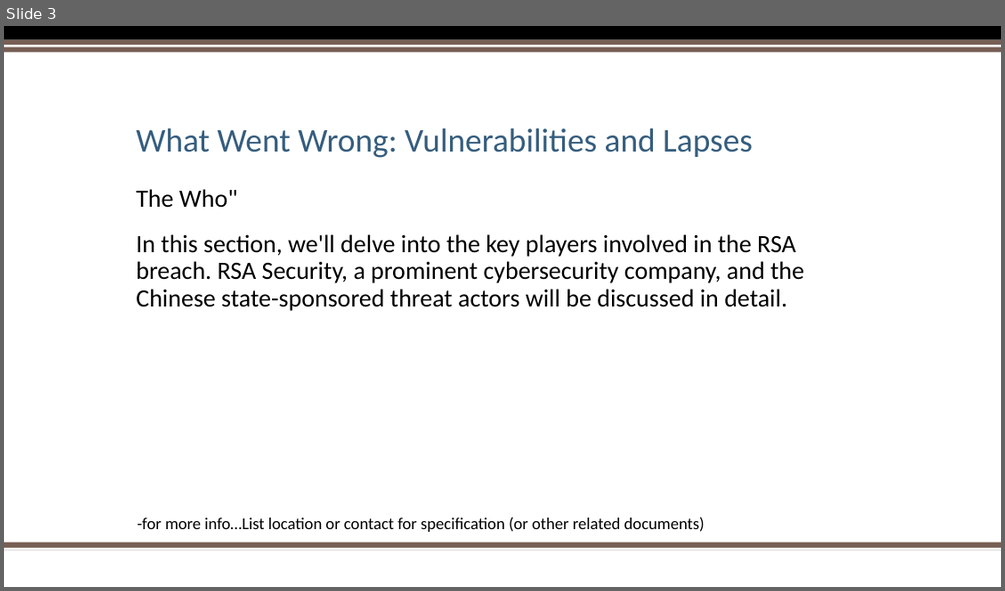
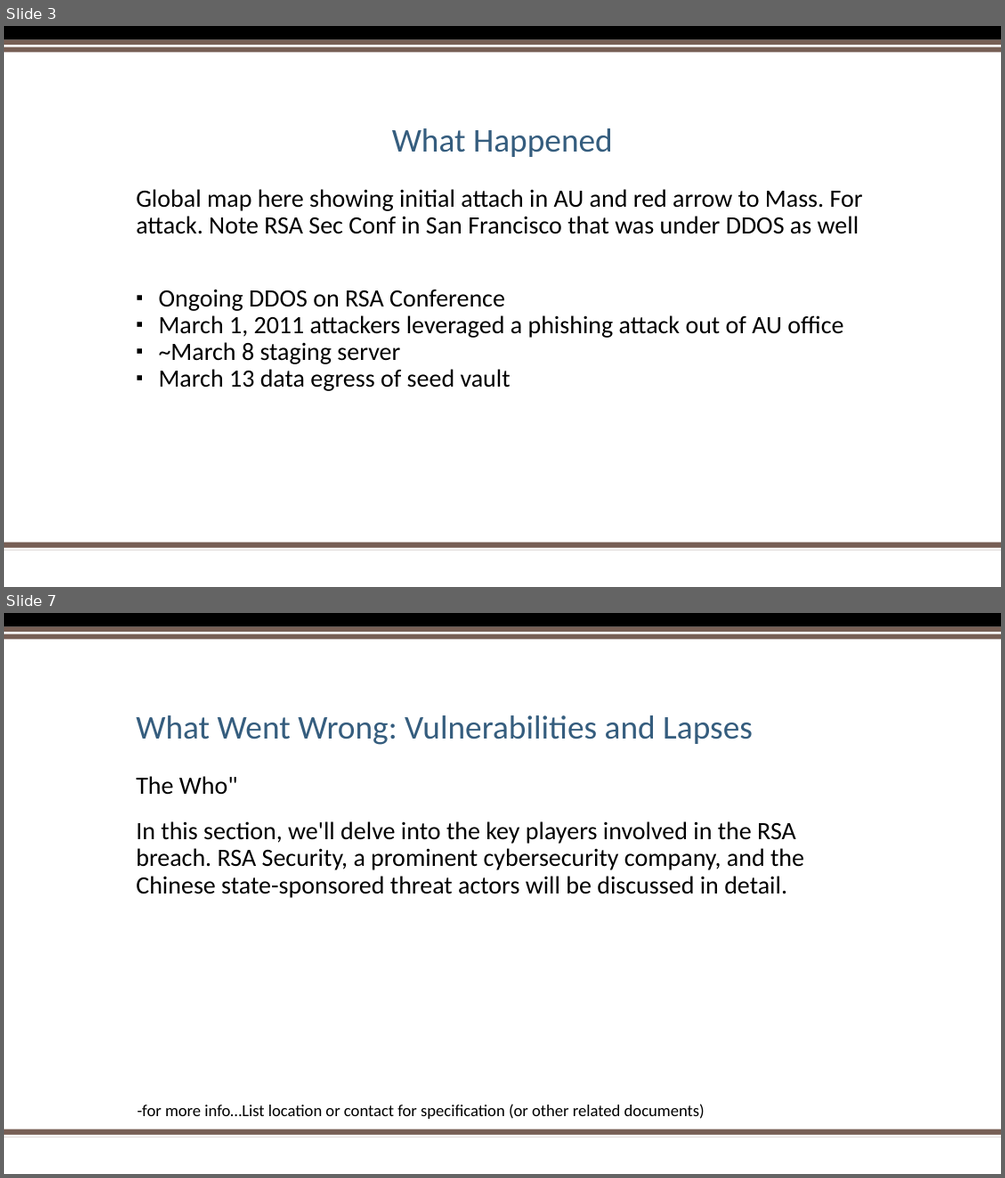
Before and after one commit to 0xTestbuild/IncidentResponseTeam8, a slide deck: lastname_Team8_FA_SlideDeck.pptx. Shown one above the other, each under a label of ours: slide 3 before the commit, slides 3 and 7 after it; the slides between them are not shown. The pictures are 1005x591 and 1005x1178 pixels, drawn with LibreOffice and Linux fonts; fonts in the diff are those of the drawing; background and template pictures are left out. Boxes give left, top, right and bottom in pixels: in the first picture for what was removed or moved away, otherwise in the second. Text is boxed around its words. In the diff, an @@ line names an element or a change of style, - is before the commit and + after.

```diff
--- a/lastname_Team8_FA_SlideDeck.pptx
+++ b/lastname_Team8_FA_SlideDeck.pptx
@@ slide 3 added at <box>4,26,1001,587</box>, background #FFFFFF; not listed: 5 template elements that a slide beside it also shows @@
@@ title added at <box>392,128,613,157</box>, 32 pt, text #355D7E @@
+What Happened
@@ text added at <box>136,189,863,391</box>, 24 pt, text #000000 @@
+Global map here showing initial attach in AU and red arrow to Mass. For attack. Note RSA Sec Conf in San Francisco that was under DDOS as well
+▪ Ongoing DDOS on RSA Conference
+▪ March 1, 2011 attackers leveraged a phishing attack out of AU office
+▪ ~March 8 staging server
+▪ March 13 data egress of seed vault
@@ what was slide 3 is now slide 7 @@
```
Also in this commit, not shown: 1 slide changed, 12 other slides added, 1 slide removed.
